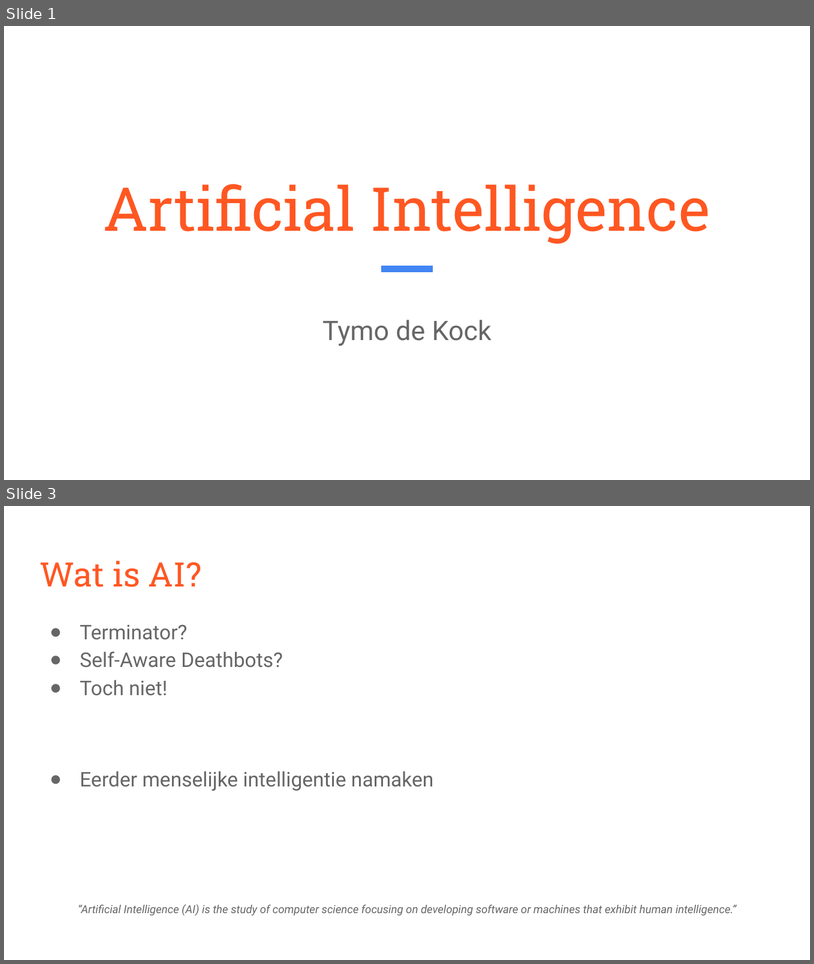
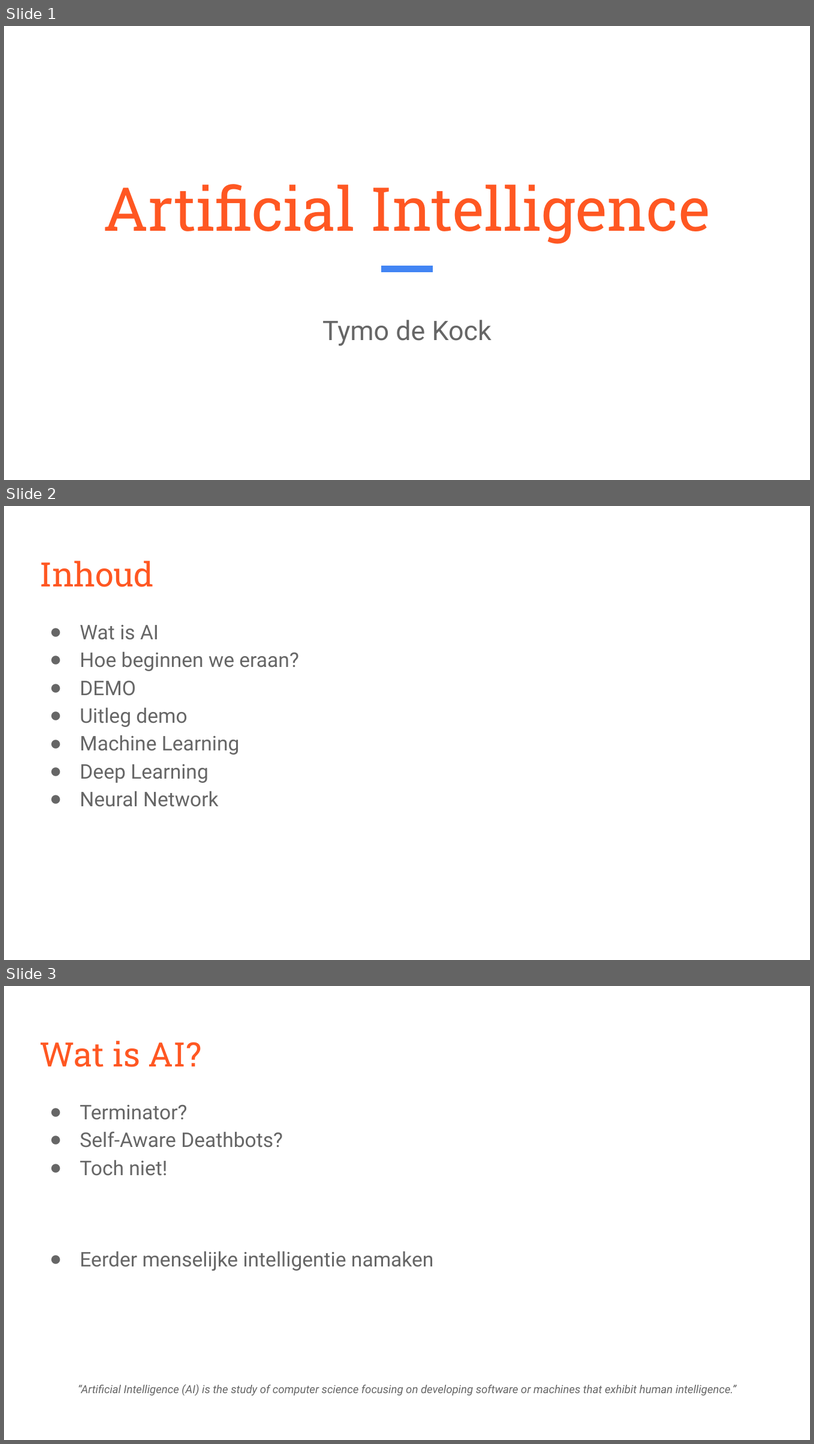
Before and after one commit to Tymodk/WebResearch, a slide deck: Artificial Intelligence - Slidedeck.pptx. Shown one above the other, each under a label of ours: slides 1 and 3 before the commit, slides 1, 2 and 3 after it; the slides between them are not shown. The pictures are 814x964 and 814x1444 pixels, drawn with LibreOffice and Linux fonts; fonts in the diff are those of the drawing. Boxes give left, top, right and bottom in pixels: in the first picture for what was removed or moved away, otherwise in the second. Text is boxed around its words. In the diff, an @@ line names an element or a change of style, - is before the commit and + after.

```diff
--- a/Artificial Intelligence - Slidedeck.pptx
+++ b/Artificial Intelligence - Slidedeck.pptx
@@ slide 2 added at [4, 506, 810, 960], background #FFFFFF @@
@@ title added at [39, 561, 154, 587], 30 pt, text #FF5722 @@
+Inhoud
@@ text added at [80, 625, 299, 807], 18 pt, text #666666 @@
+● Wat is AI
+● Hoe beginnen we eraan?
+● DEMO
+● Uitleg demo
+● Machine Learning
+● Deep Learning
+● Neural Network
```
Also in this commit, not shown: 1 slide removed.
